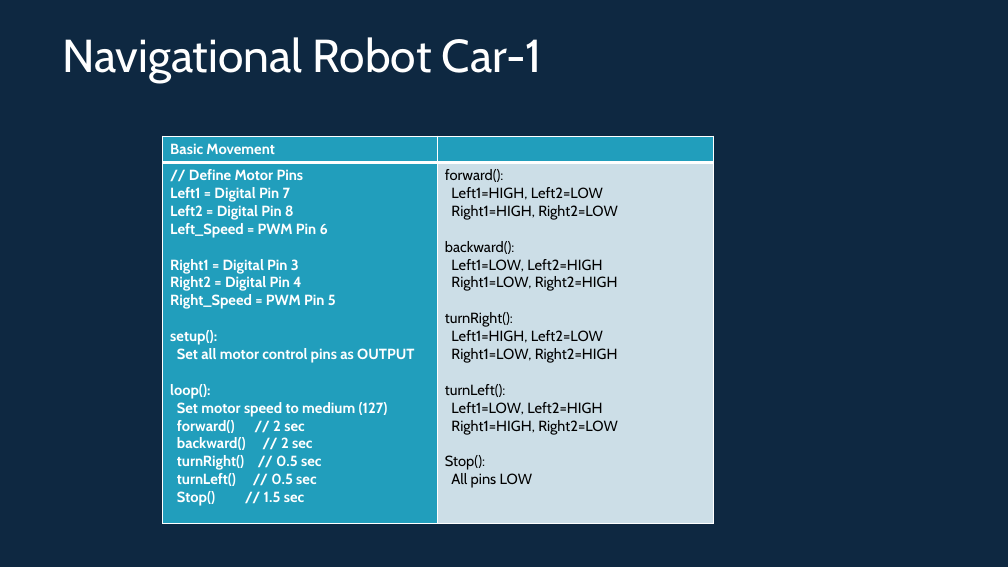
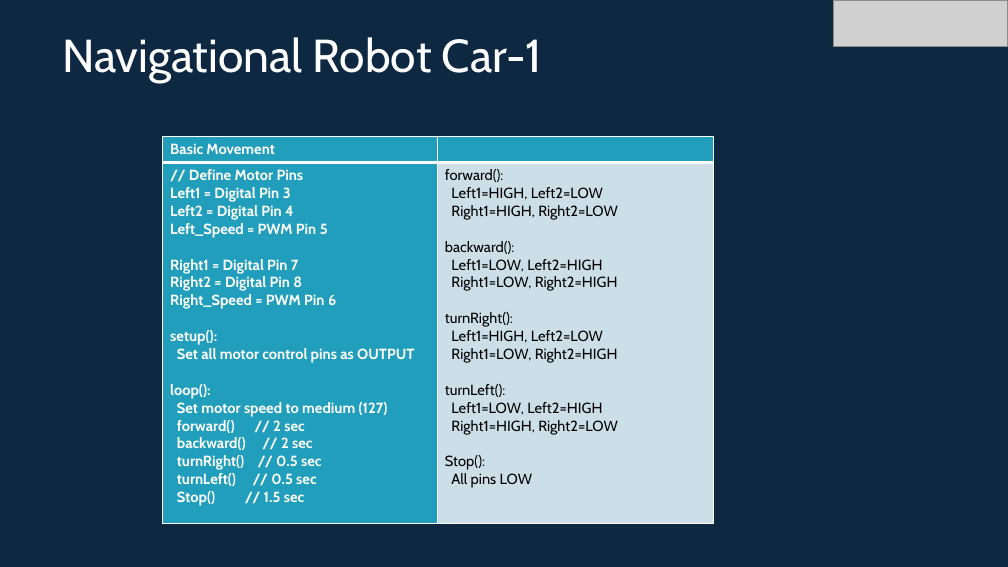
Before and after one commit to info-zas/Training, a slide deck: slide 14 of GPREC/04_Navigational_Robot_Car-1-Sensors/ZASRobotics_Car-1.pptx (slide 9 before the commit). Drawn at 1008x567 pixels with LibreOffice and Linux fonts; fonts in the diff are those of the drawing; grey boxes stand for pictures. Boxes give left, top, right and bottom in pixels: in the first picture for what was removed or moved away, otherwise in the second. Text is boxed around its words. In the diff, an @@ line names an element or a change of style, - is before the commit and + after.

```diff
--- a/GPREC/04_Navigational_Robot_Car-1-Sensors/ZASRobotics_Car-1.pptx
+++ b/GPREC/04_Navigational_Robot_Car-1-Sensors/ZASRobotics_Car-1.pptx
@@ picture added at [833, 0, 1007, 47] @@
@@ table at [163, 136, 714, 523] @@
-row 2, column 1: // Define Motor Pins / Left1 = Digital Pin 7 / Left2 = Digital Pin 8 / Left_Speed = PWM Pin 6 / Right1 = Digital Pin 3 / Right2 = Digital Pin 4 / Right_Speed = PWM Pin 5 / setup(): / Set all motor control pins as OUTPUT / loop(): / Set motor speed to medium (127) / forward() // 2 sec / backward() // 2 sec / turnRight() // 0.5 sec / turnLeft() // 0.5 sec / Stop() // 1.5 sec
+row 2, column 1: // Define Motor Pins / Left1 = Digital Pin 3 / Left2 = Digital Pin 4 / Left_Speed = PWM Pin 5 / Right1 = Digital Pin 7 / Right2 = Digital Pin 8 / Right_Speed = PWM Pin 6 / setup(): / Set all motor control pins as OUTPUT / loop(): / Set motor speed to medium (127) / forward() // 2 sec / backward() // 2 sec / turnRight() // 0.5 sec / turnLeft() // 0.5 sec / Stop() // 1.5 sec
```
Also in this commit, not shown: 9 other slides changed, 10 slides added, 3 slides removed, 5 other files.
